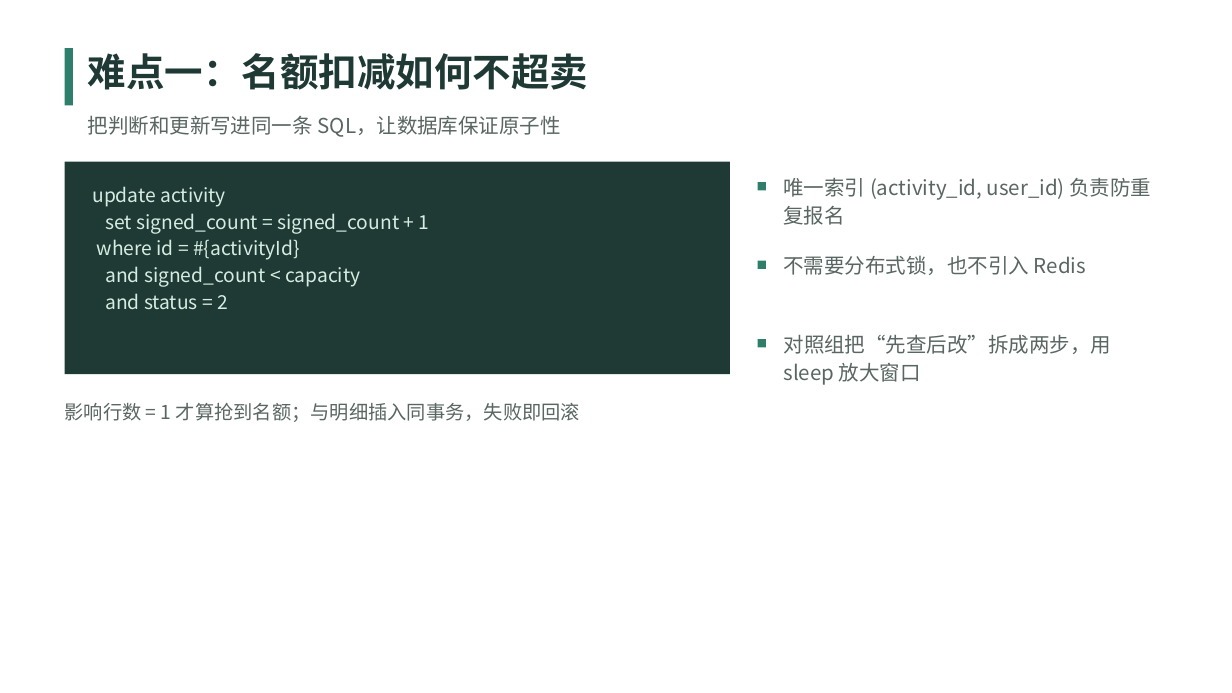
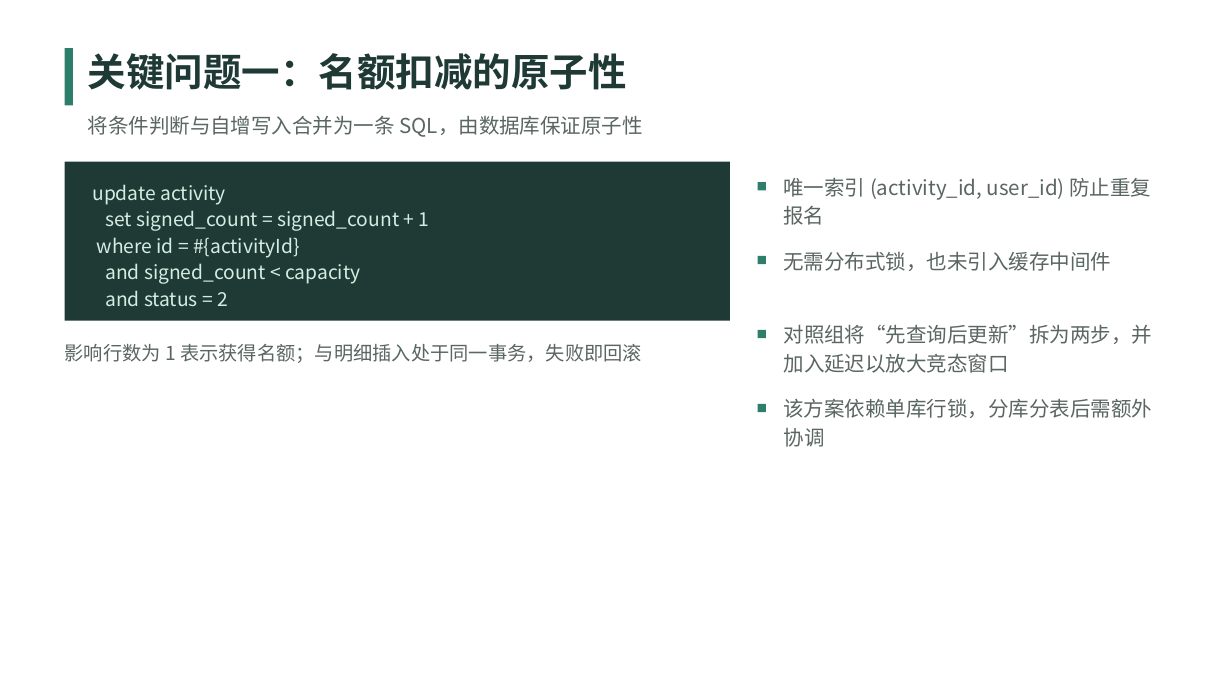
Before and after one commit to tkRRRRRR/Campus-Event-Management-System, a slide deck: slide 6 of doc/答辩PPT.pptx. Drawn at 1232x693 pixels with LibreOffice and Linux fonts; fonts in the diff are those of the drawing. Boxes give left, top, right and bottom in pixels: in the first picture for what was removed or moved away, otherwise in the second. Text is boxed around its words. In the diff, an @@ line names an element or a change of style, - is before the commit and + after.

Commit message:
论文与PPT改为规范书面语：重写part1-3、PPT文案、重建文档与自查

```diff
--- a/doc/答辩PPT.pptx
+++ b/doc/答辩PPT.pptx
@@ text at (88, 53, 627, 90): text changed @@
-难点一：名额扣减如何不超卖
+关键问题一：名额扣减的原子性
@@ text at (88, 116, 643, 137): text changed @@
-把判断和更新写进同一条 SQL，让数据库保证原子性
+将条件判断与自增写入合并为一条 SQL，由数据库保证原子性
@@ rectangle: place and size @@
-rectangle at (65, 162, 730, 374)
+rectangle at (65, 162, 730, 321)
@@ text at (784, 177, 1151, 225): text changed @@
-唯一索引 (activity_id, user_id) 负责防重复报名
+唯一索引 (activity_id, user_id) 防止重复报名
@@ rectangle: place and size @@
-rectangle at (758, 261, 766, 269)
+rectangle at (758, 256, 766, 264)
@@ text at (784, 251, 1112, 271): text changed @@
-不需要分布式锁，也不引入 Redis
+无需分布式锁，也未引入缓存中间件
@@ text at (784, 325, 1153, 373): text changed @@
-对照组把“先查后改”拆成两步，用 sleep 放大窗口
+对照组将“先查询后更新”拆为两步，并加入延迟以放大竞态窗口
@@ text at (65, 344, 642, 363): text changed @@
-影响行数 = 1 才算抢到名额；与明细插入同事务，失败即回滚
+影响行数为 1 表示获得名额；与明细插入处于同一事务，失败即回滚
@@ rectangle: place and size @@
-rectangle at (758, 339, 766, 348)
+rectangle at (758, 330, 766, 338)
@@ rectangle added at (758, 404, 766, 412), fill #2F7D6B @@
@@ text added at (784, 398, 1153, 447), 16 pt, text #5A6663 @@
+该方案依赖单库行锁，分库分表后需额外协调
```
Also in this commit, not shown: 10 other slides changed, 27 other files.
